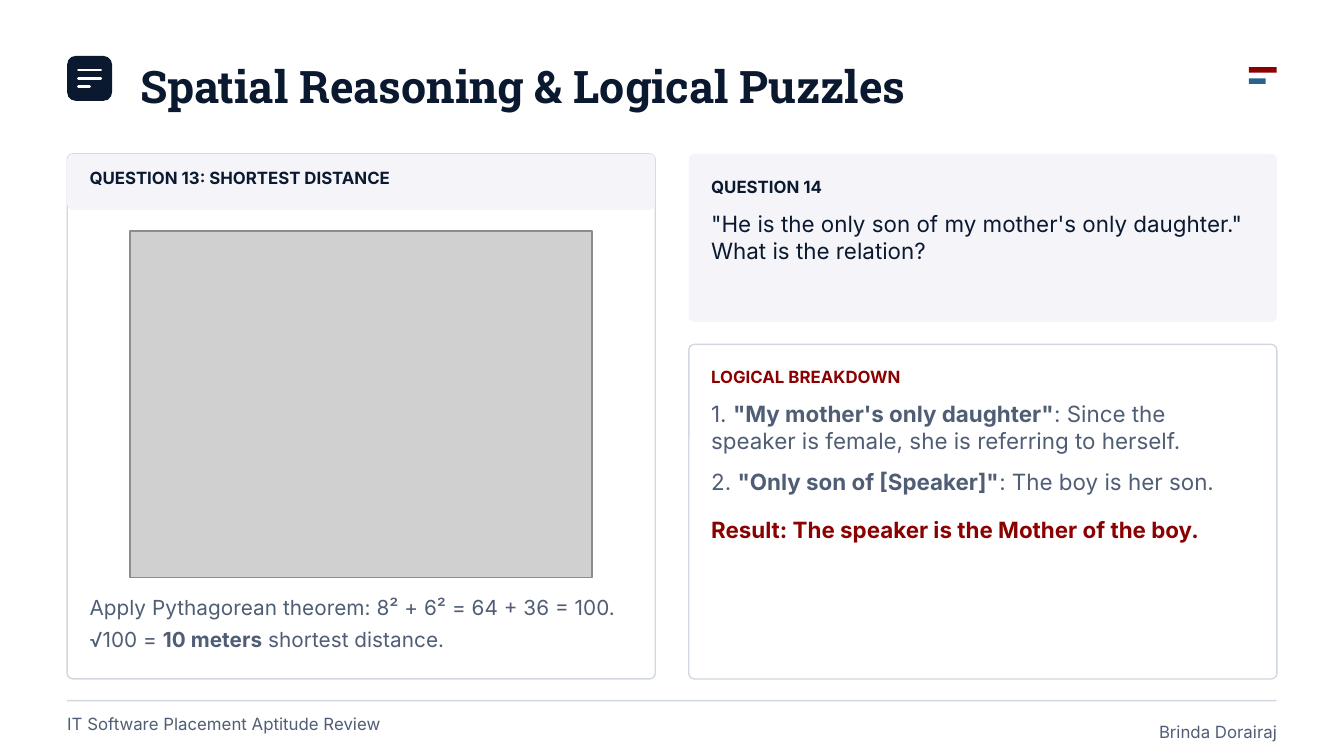
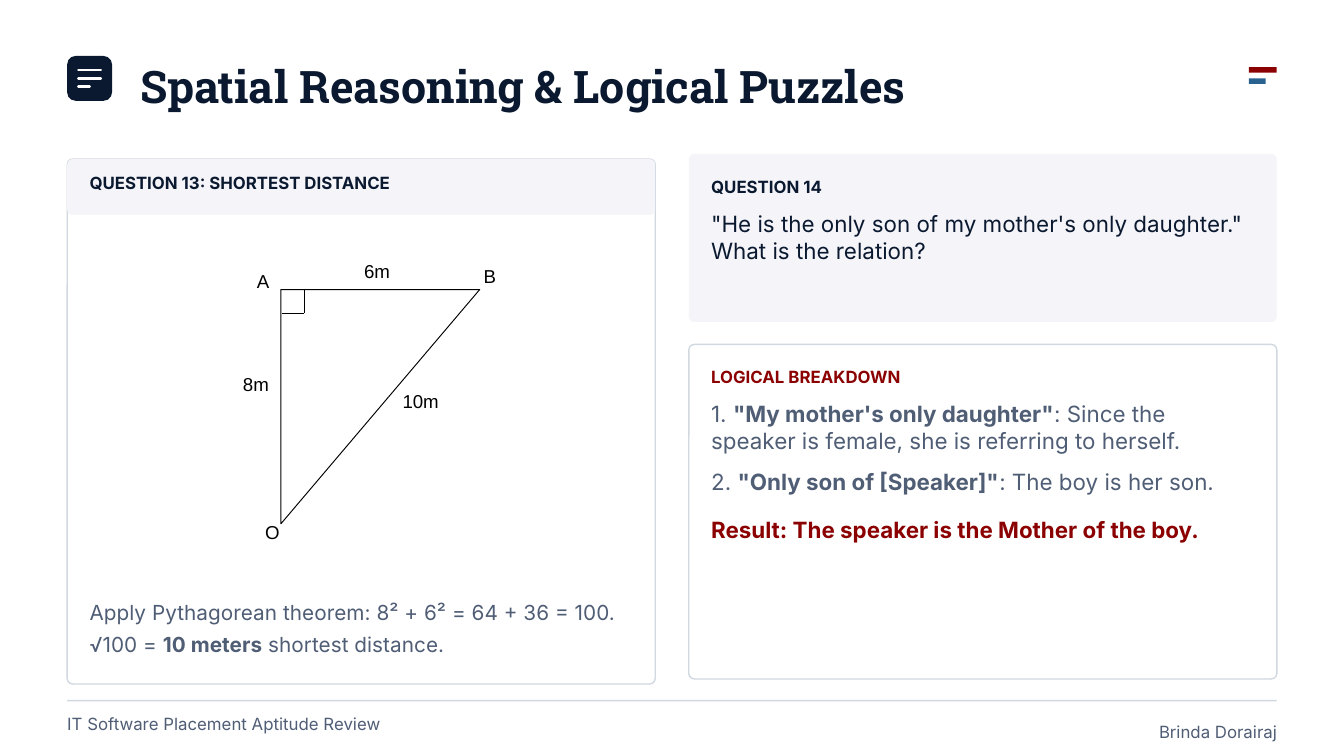
Before and after one commit to brinda-25/workshop, a slide deck: slide 8 of Day1/aptitude/aptitude_quiz.pptx. Drawn at 1344x756 pixels with LibreOffice and Linux fonts; fonts in the diff are those of the drawing; grey boxes stand for pictures. Boxes give left, top, right and bottom in pixels: in the first picture for what was removed or moved away, otherwise in the second. Text is boxed around its words. In the diff, an @@ line names an element or a change of style, - is before the commit and + after.

```diff
--- a/Day1/aptitude/aptitude_quiz.pptx
+++ b/Day1/aptitude/aptitude_quiz.pptx
@@ 2 texts, 2 rounded rectangles: place and size @@
-2 texts, 2 rounded rectangles at [67,155,656,680]
+2 texts, 2 rounded rectangles at [67,159,656,684]
@@ picture removed at [130,231,593,578] @@
@@ text added at [364,265,390,279], 10 pt, text #000000 @@
+6m
@@ text added at [257,275,269,288], 10 pt, text #000000 @@
+A
@@ right triangle added at [281,290,480,524], fill #FFFFFF, outline #000000 0.5 pt @@
@@ line added from (304, 290) to (304, 313), #000000 0.5 pt @@
@@ text added at [484,270,496,283], 10 pt, text #000000 @@
+B
@@ line added from (282, 313) to (304, 313), #000000 0.5 pt @@
@@ text added at [243,378,269,391], 10 pt, text #000000 @@
+8m
@@ text added at [403,395,439,408], 10 pt, text #000000 @@
+10m
@@ text added at [265,526,280,539], 10 pt, text #000000 @@
+O
```
Also in this commit, not shown: 7 other slides changed, 1 other file.
